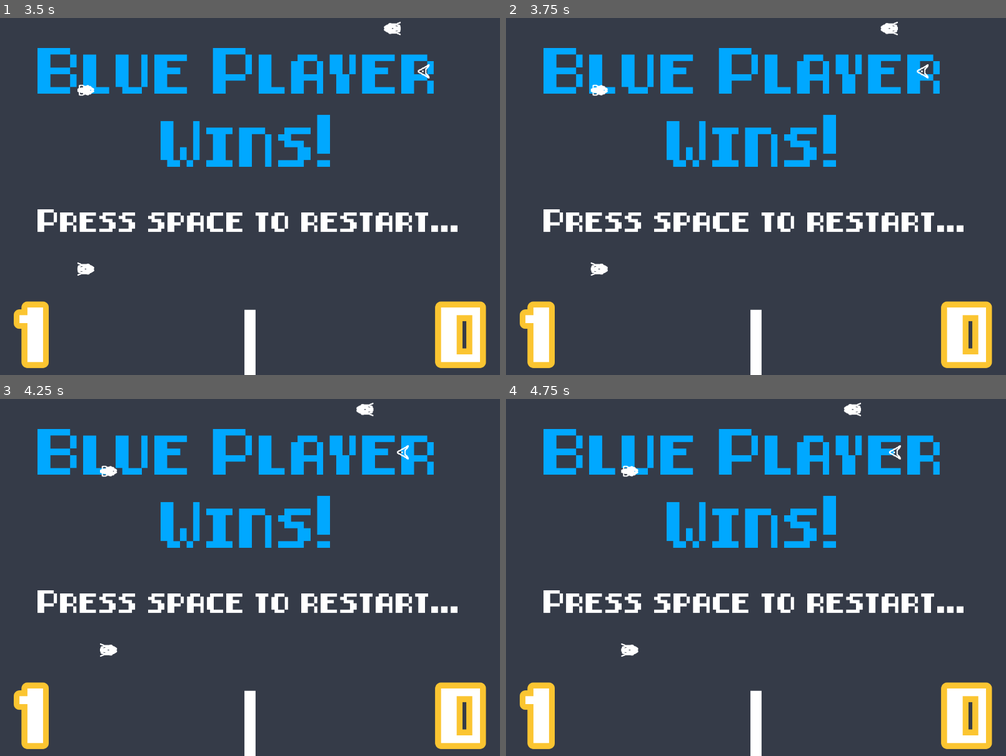
Above: before the commit, frames 1-4 (two rows, left to right).
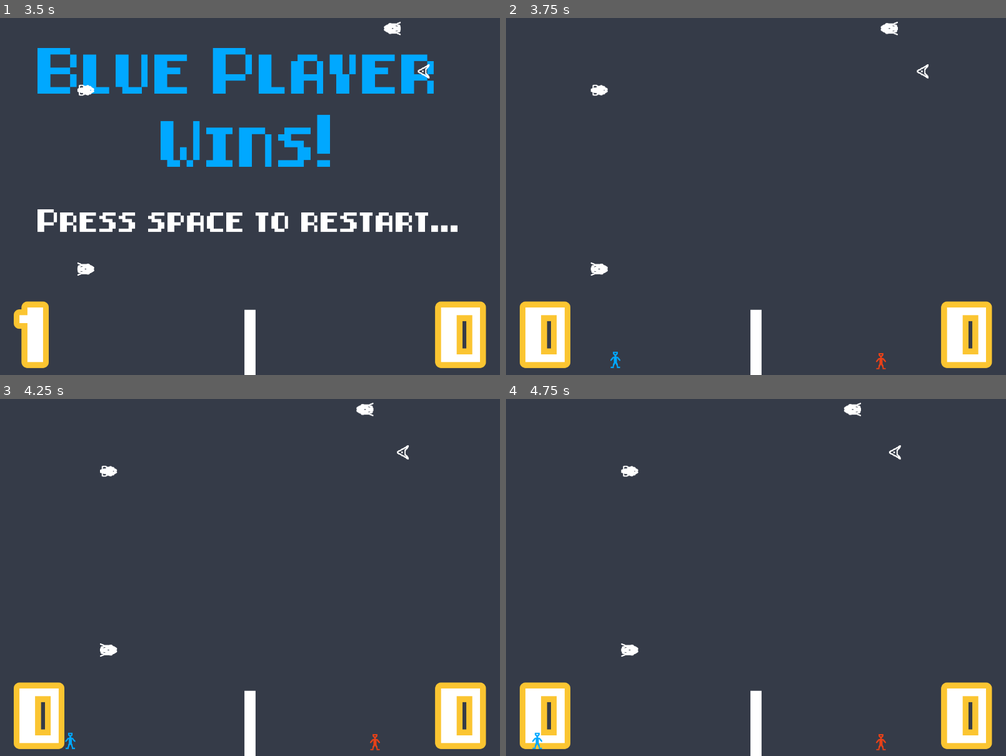
Above: after the commit, the same moments.

Repository: Wecros/SaturdayCrossing
Game: Godot game, scene res://scenes/Game.tscn
Same seed, same stepped clock (60 frames per second), same inputs: the game is played once before the commit and once after it.
Inputs:
- Up to frame 1 (3.5 s): tap Enter at 0.5 s; hold D (player-1-right) 0.53-1.28 s; hold Space (new_game) 0.53-1.28 s; hold S (player-1-down) 1.28-2.03 s; tap Space (new_game) at 1.35, 2.85 s; hold D (player-1-right) 2.03-2.78 s; hold Space (new_game) 2.03-2.78 s; hold W (player-1-up) from 2.78 s (still down)
- Up to frame 2 (3.75 s): tap Space (new_game) at 3.5 s; release W (player-1-up) at 3.53 s; hold A (player-1-left) from 3.53 s (still down); hold Space (new_game) from 3.53 s (still down)
- Up to frame 3 (4.25 s): keep holding A (player-1-left); keep holding Space (new_game)
- Up to frame 4 (4.75 s): keep holding A (player-1-left); release Space (new_game) at 4.28 s; tap Space (new_game) at 4.35 s

Frame 1 is identical in both runs. In frame 2, 10% of the frame differs, in the area x 2-92%, y 8-99%; in frame 3, 10%; in frame 4, 10%.

Commit message:
Restarting game done

Diff:
--- a/godot-project/scripts/game.gd
+++ b/godot-project/scripts/game.gd
@@ -9,4 +9,13 @@
 	var labels = [label_right, label_left]
 
 	for label in labels:
-		label.text = "0"
+		label.score = 0
+
+	var labels_to_hide = [
+		get_node("UI/VictoryLabelBlue"),
+		get_node("UI/VictoryLabelRed"),
+		get_node("UI/InfoLabel"),
+	]
+
+	for label in labels_to_hide:
+		label.visible = false
--- a/godot-project/scripts/victory.gd
+++ b/godot-project/scripts/victory.gd
@@ -6,6 +6,8 @@
 export (NodePath) var player_1_victory_label
 export (NodePath) var player_2_victory_label
 export (NodePath) var info_label_path
+
+var game_finished = false
 
 # Called when the node enters the scene tree for the first time.
 func _ready():
@@ -56,8 +58,22 @@
 	player2.freeze = true
 	player1.visible = false
 	player2.visible = false
+	game_finished = true
 
 #
-#func _process(delta):
-#	Input.is_action_pressed("new_game"):
-#		print('test')
+func _process(delta):
+	if Input.is_action_pressed("new_game") and game_finished:
+		game_finished = false
+		var main_script = get_node("/root/Main")
+		main_script.start_new_game()
+
+		var player1 = get_node("/root/Main/Game/Player")
+		var player2 = get_node("/root/Main/Game/Player2")
+		player1.freeze = false
+		player2.freeze = false
+		player1.visible = true
+		player2.visible = true
+		var spawner1 = get_node("/root/Main/Game/PlayerSpawner")
+		var spawner2 = get_node("/root/Main/Game/PlayerSpawner2")
+		spawner1.spawn()
+		spawner2.spawn()
